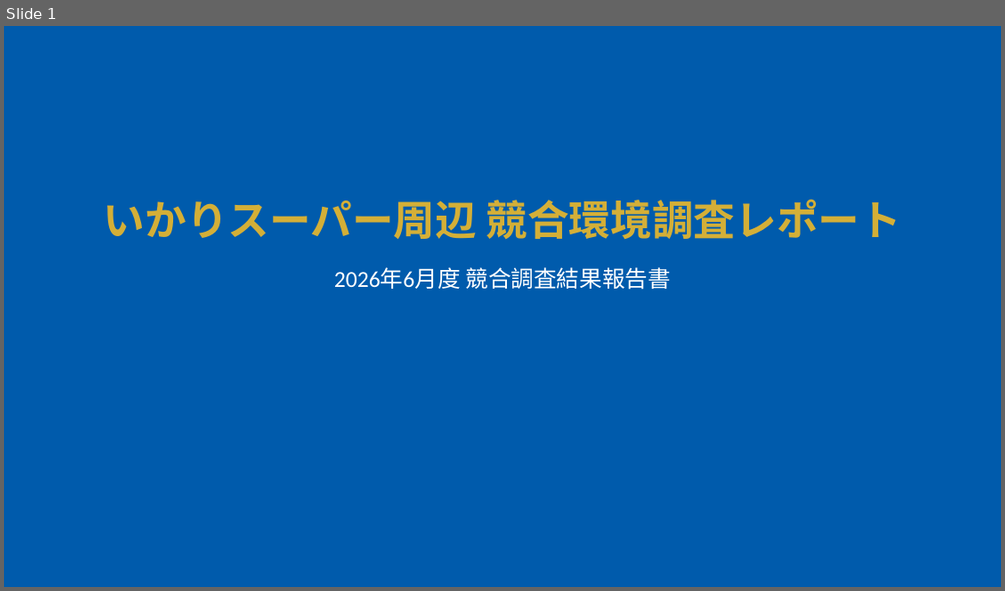
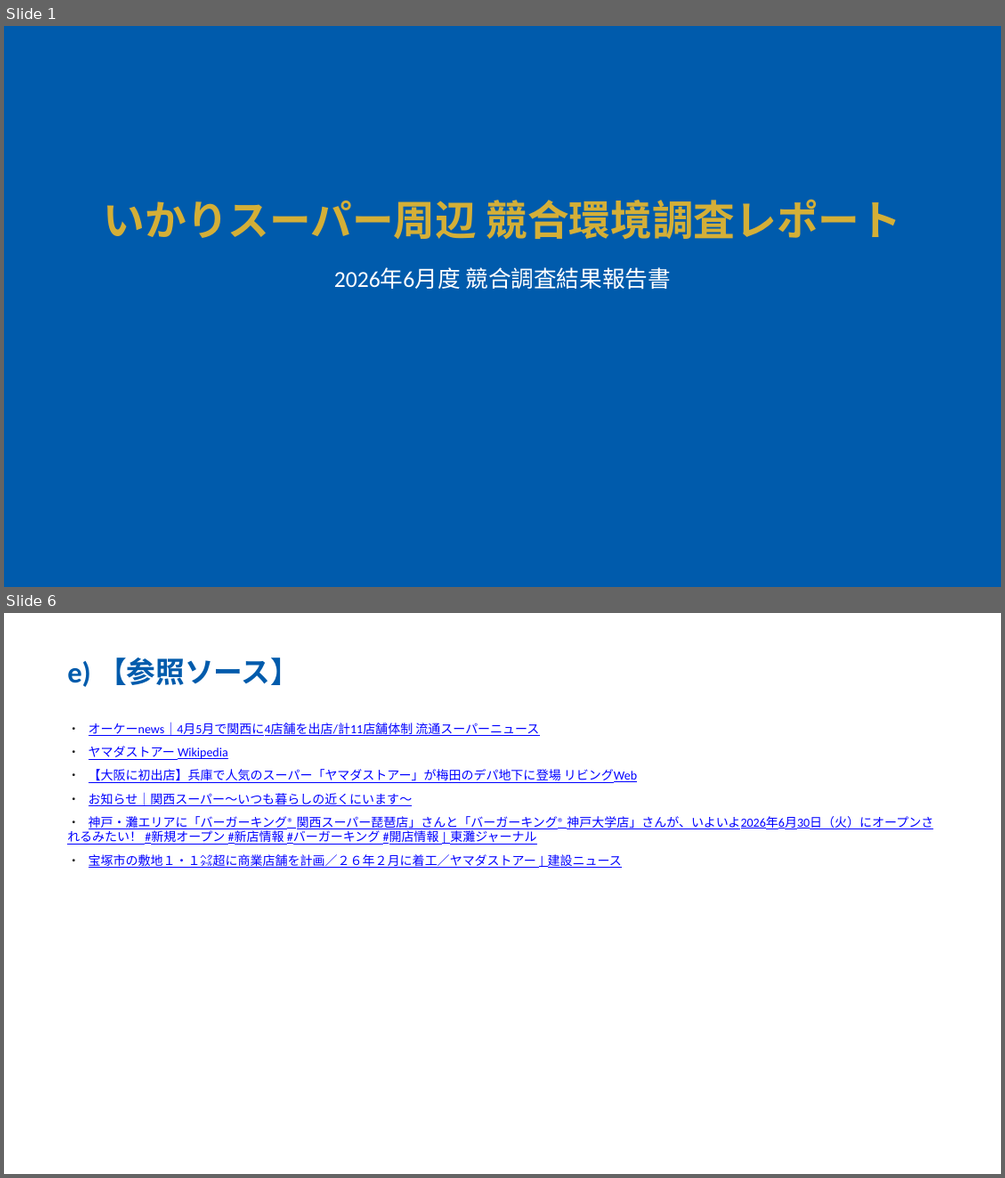
Before and after one commit to yutatbgt-bit/Competitive-research, a slide deck: report/2026_06_28_competitive_report_within_2km.pptx. Shown one above the other, each under a label of ours: slide 1 before the commit, slides 1 and 6 after it; the slides between them are not shown. The pictures are 1005x591 and 1005x1178 pixels, drawn with LibreOffice and Linux fonts; fonts in the diff are those of the drawing. Boxes give left, top, right and bottom in pixels: in the first picture for what was removed or moved away, otherwise in the second. Text is boxed around its words. In the diff, an @@ line names an element or a change of style, - is before the commit and + after.

```diff
--- a/report/2026_06_28_competitive_report_within_2km.pptx
+++ b/report/2026_06_28_competitive_report_within_2km.pptx
@@ slide 6 added at (x1=4, y1=613, x2=1001, y2=1174), background #FFFFFF @@
@@ text added at (x1=67, y1=657, x2=299, y2=687), 28 pt, text #005BAC, bold @@
+e) 【参照ソース】
@@ text added at (x1=67, y1=722, x2=933, y2=868), 12 pt, text #0000FF, underline @@
+・ オーケーnews｜4月5月で関西に4店舗を出店/計11店舗体制 流通スーパーニュース
+・ ヤマダストアー Wikipedia
+・ 【大阪に初出店】兵庫で人気のスーパー「ヤマダストアー」が梅田のデパ地下に登場 リビングWeb
+・ お知らせ｜関西スーパー～いつも暮らしの近くにいます～
+・ 神戸・灘エリアに「バーガーキング® 関西スーパー琵琶店」さんと「バーガーキング® 神戸大学店」さんが、いよいよ2026年6月30日（火）にオープンされるみたい！ #新規オープン #新店情報 #バーガーキング #開店情報 | 東灘ジャーナル
+・ 宝塚市の敷地１・１㌶超に商業店舗を計画／２６年２月に着工／ヤマダストアー | 建設ニュース
```
Also in this commit, not shown: 5 other slides added, 1 slide removed, 5 other files.
